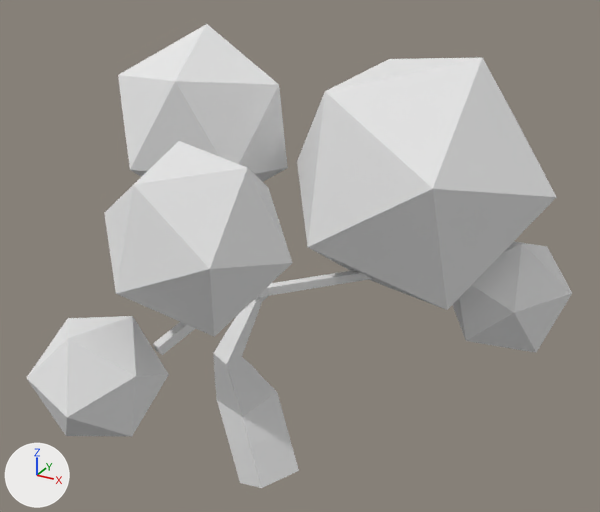
Two versions of the OBJ model src/models/Tree.obj, one commit apart.
Rendered twice from a camera (50 mm lens) standing at (11.52, -18.86, 17.57) and looking at (0.85, 0.54, 7.86). Lighting does not change. The marker at lower left points along +X, +Y and +Z. Where no turn or scale is listed for an object, it has been applied to the vertices.
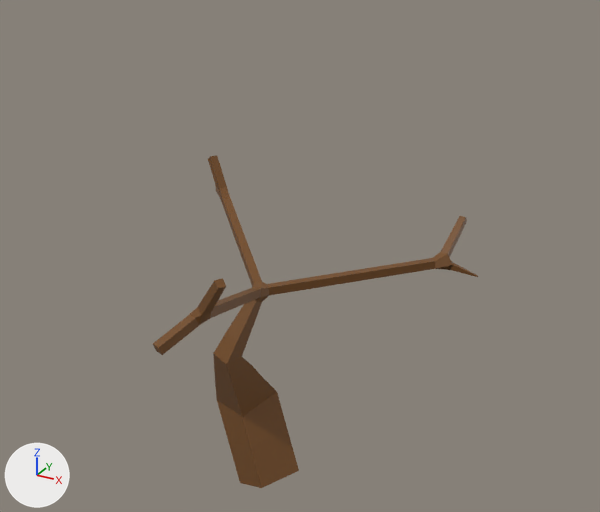
What differs and where, as boxes (x1, y1, x2, y2) in the pictures (600 x 512 px):
```json
{"object": "Icosphere.004", "change": "deleted", "before": [297, 58, 556, 310]}
{"object": "Icosphere.005", "change": "deleted", "before": [104, 141, 292, 337]}
{"object": "Icosphere.003", "change": "deleted", "before": [118, 24, 288, 182]}
{"object": "Branch", "change": "recoloured", "before": [153, 155, 478, 488], "after": [153, 155, 478, 488], "on screen": "white to brown"}
{"object": "Icosphere", "change": "deleted", "before": [27, 316, 169, 437]}
{"object": "Icosphere.002", "change": "deleted", "before": [453, 241, 572, 353]}
```

Scene script edits in JSON lines:
```json
{"op": "set", "path": "mat_branch.base_color", "old": "(0.8, 0.8, 0.8)", "new": "(0.173, 0.0685, 0.0124)", "note": "white #e7e7e7 -> brown #734a1d"}
{"op": "remove", "block": "ob_icosphere", "code": ["ob_icosphere = bpy.data.objects.new('Icosphere', me_icosphere)", "ob_icosphere.location = (0.0, 0.0, 0.0)"]}
{"op": "remove", "block": "ob_icosphere_002", "code": ["ob_icosphere_002 = bpy.data.objects.new('Icosphere.002', me_icosphere_002)", "ob_icosphere_002.location = (0.0, 0.0, 0.0)"]}
{"op": "remove", "block": "ob_icosphere_003", "code": ["ob_icosphere_003 = bpy.data.objects.new('Icosphere.003', me_icosphere_003)", "ob_icosphere_003.location = (0.0, 0.0, 0.0)"]}
{"op": "remove", "block": "ob_icosphere_004", "code": ["ob_icosphere_004 = bpy.data.objects.new('Icosphere.004', me_icosphere_004)", "ob_icosphere_004.location = (0.0, 0.0, 0.0)"]}
{"op": "remove", "block": "ob_icosphere_005", "code": ["ob_icosphere_005 = bpy.data.objects.new('Icosphere.005', me_icosphere_005)", "ob_icosphere_005.location = (0.0, 0.0, 0.0)"]}
```
